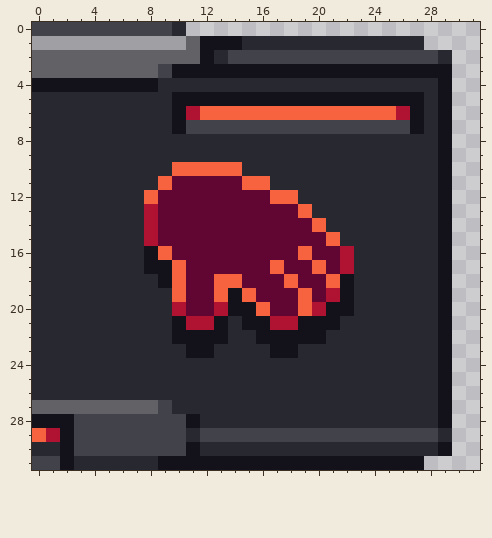
Two versions of one pixel-art sprite, Resources/Textures/_White/Interface/Operative/Slots/hand_l.png. The picture above is the old version.
The file is 32x32 pixels.
After:
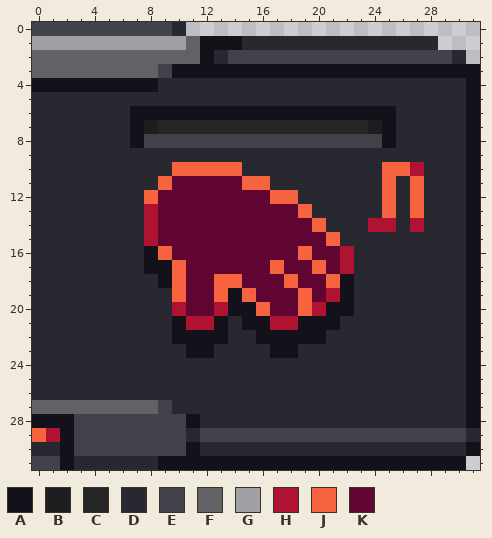
Palette (. is transparent): A #13121b  B #1e1e21  C #262629  D #282831  E #42424a  F #616166  G #a0a0a4  H #b01232  J #f6633e  K #610633
Change:
Colour A now appears in row 3 at x 30 to 31; in rows 4 to 28 at x 31; in row 30 at x 31; in row 31 at x 28 to 30.
The author changed colour D to colour A in row 6 at x 7 to 9; in row 7 at x 7; in row 8 at x 7 and 25.
The author changed colour E to colour A in row 7 at x 25.
The author changed colour H to colour A in row 6 at x 11.
The author changed colour J to colour A in row 6 at x 12 to 25.
The author changed colour D to colour B in row 7 at x 8.
The author changed colour E to colour B in row 7 at x 24.
The author changed colour A to colour C in row 7 at x 10.
The author changed colour D to colour C in row 7 at x 9.
The author changed colour E to colour C in row 7 at x 11 to 23.
Colour D now appears in row 1 at x 28; in row 2 at x 30; in rows 4 to 28 at x 30; in row 29 at x 31; in row 30 at x 30.
The author changed colour A to colour D in row 4 at x 29; in row 5 at x 10 to 27 and 29; in rows 6 to 7 at x 27 and 29; in rows 8 to 28 at x 29; in row 30 at x 29.
The author changed colour E to colour D in row 7 at x 26.
The author changed colour H to colour D in row 6 at x 26.
Colour E now appears in row 29 at x 30.
The author changed colour D to colour E in row 2 at x 29; in row 8 at x 8 to 24; in row 29 at x 29.
The author changed colour D to colour H in row 10 at x 27; in row 14 at x 24 to 25 and 27.
The author changed colour D to colour J in row 10 at x 25 to 26; in rows 11 to 13 at x 25 and 27.
Where, in picture pixels (left, top, right, bottom), the same in both pictures:
changed: (130, 36, 480, 470)
